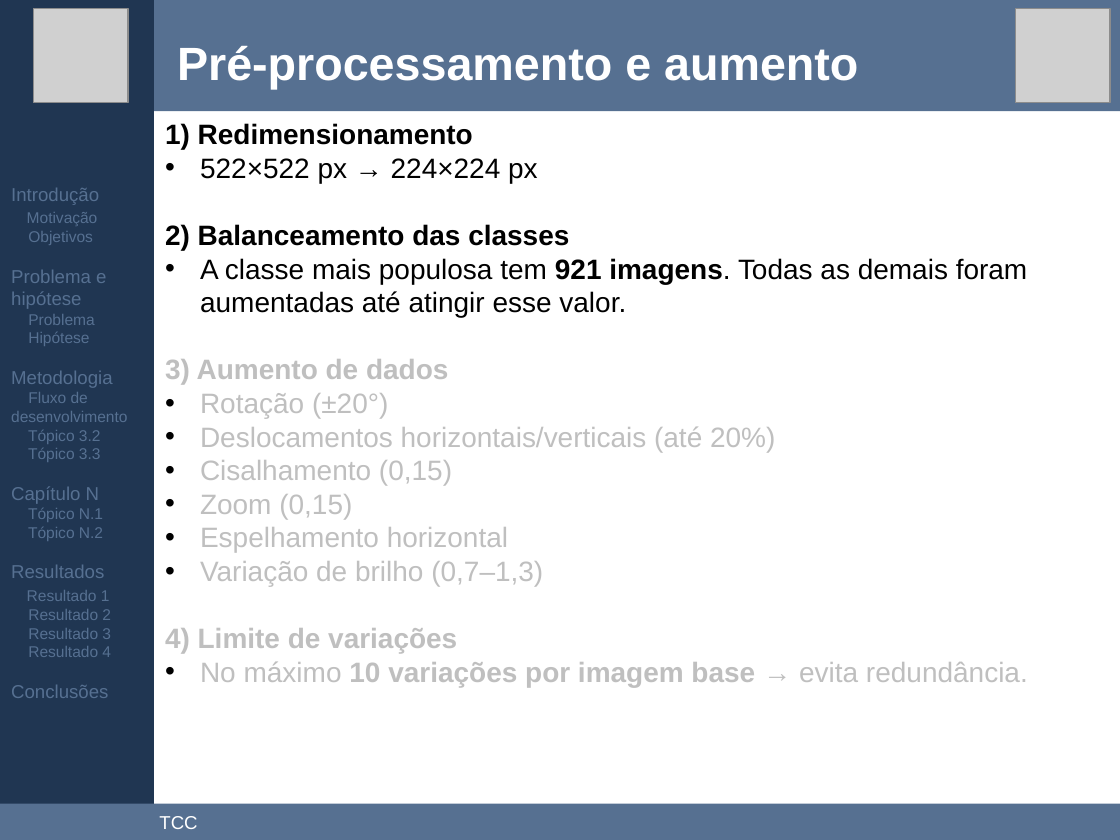
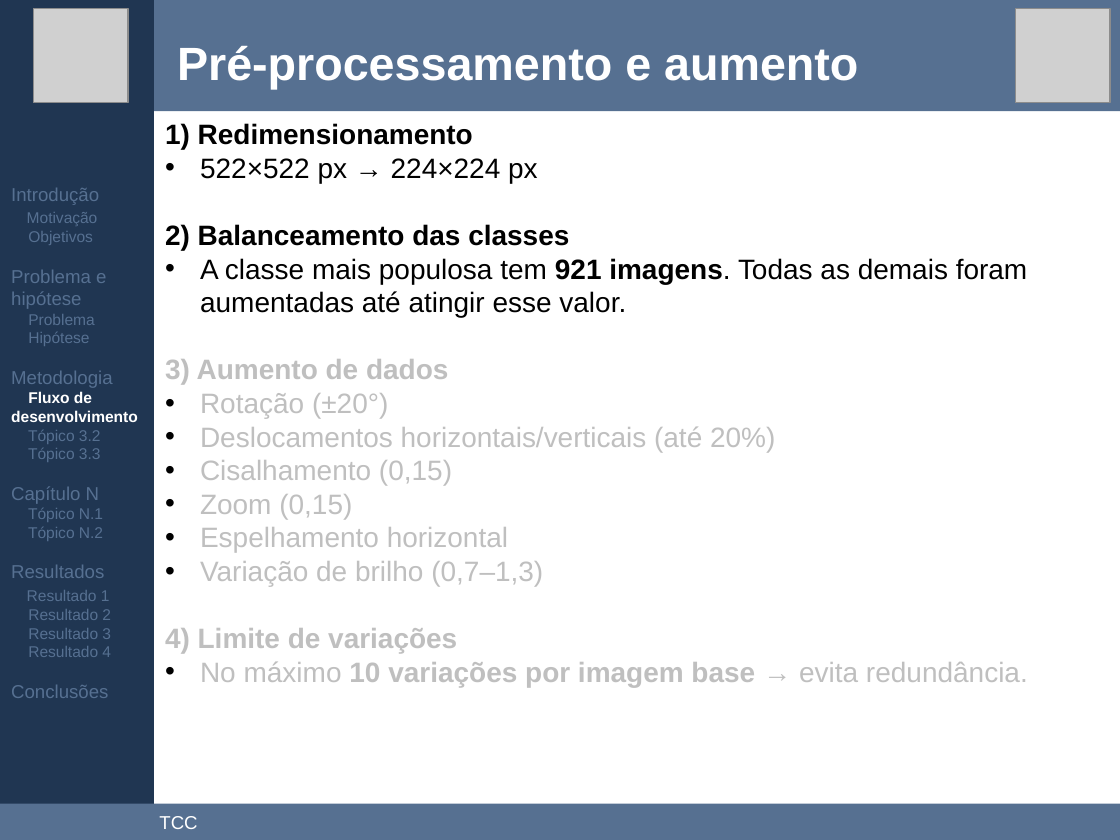
Before and after one commit to maxwellrs-dev/ai4rpi, a slide deck: slide 15 of apresentacao/apresentacao.pptx. Drawn at 1120x840 pixels with LibreOffice and Linux fonts; fonts in the diff are those of the drawing; grey boxes stand for pictures. Boxes give left, top, right and bottom in pixels: in the first picture for what was removed or moved away, otherwise in the second. Text is boxed around its words. In the diff, an @@ line names an element or a change of style, - is before the commit and + after.

```diff
--- a/apresentacao/apresentacao.pptx
+++ b/apresentacao/apresentacao.pptx
@@ text at bbox=[11, 391, 138, 444]: text colour #567091 to #FFFFFF, bold on in "Fluxo de desenvolvimento" @@
```
Also in this commit, not shown: 6 other slides changed, 7 slides added.
